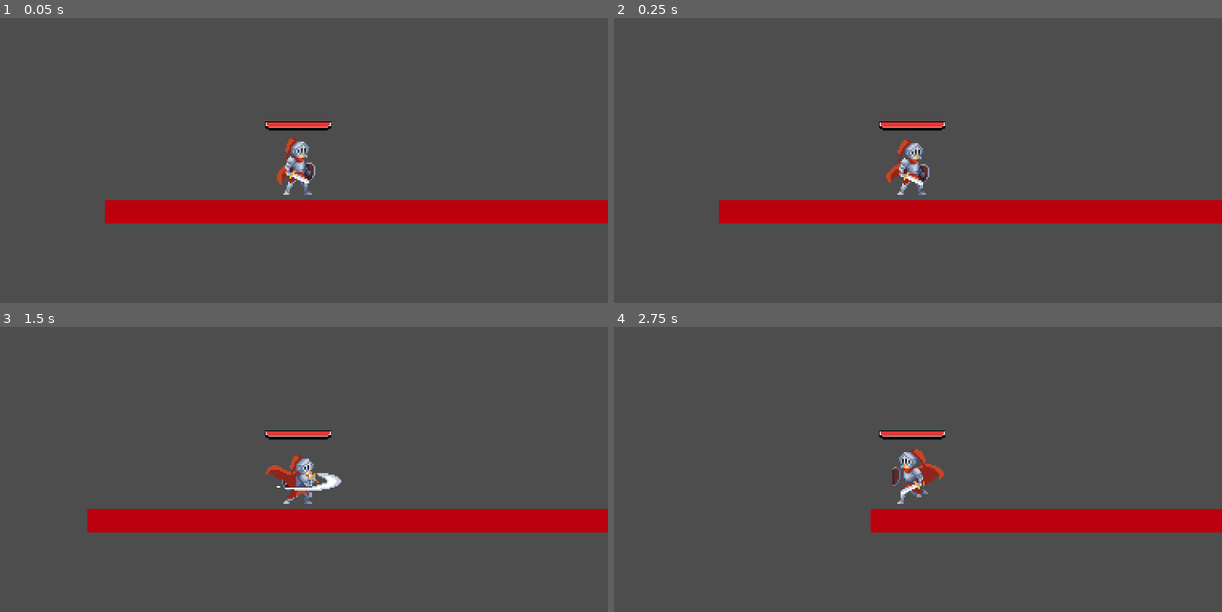
Above: before the commit, frames 1-4 (two rows, left to right).
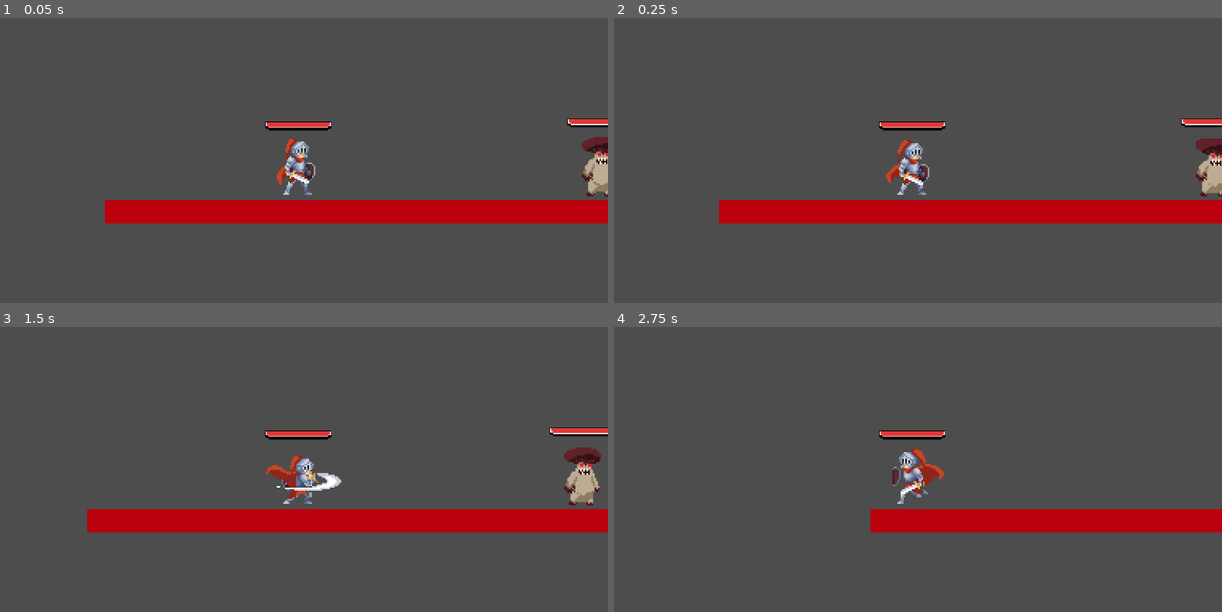
Above: after the commit, the same moments.

Repository: sky-monarch/holdThePanch
Game: Godot game, scene res://src/world.tscn
The game is run twice, just before and just after one commit, with the same random seed, the same clock (stepped at 60 frames per second) and the same inputs.
Inputs (mouse positions are in pixels of both pictures, inside the frame that each line leads up to):
- Up to frame 1 (0.05 s): no input
- Up to frame 2 (0.25 s): no input
- Up to frame 3 (1.5 s): move the mouse to (437, 460) at 0.52 s; hold D (right) from 0.53 s (still down); click (437, 460) at 0.6 s; tap W (jump) at 0.77 s; move the mouse to (176, 495) at 1.27 s; right-click (176, 495) at 1.35 s
- Up to frame 4 (2.75 s): tap W (jump) at 1.52 s; move the mouse to (972, 401) at 2.02 s; release D (right) at 2.03 s; hold A (left) from 2.03 s (still down); hold Shift (run) from 2.03 s (still down)

The runs differ from the first frame. In frame 1, 0.9% of the frame differs, in the area x 93-100%, y 35-63%; in frame 2, 0.9%; in frame 3, 1.2%, in the area x 90-100%, y 35-63%; in frame 4, nothing differs.

Commit message:
Добавлен новый враг Мухомор

Diff:
--- /dev/null
+++ b/scripts/mushroom.gd
@@ -0,0 +1 @@
+extends "res://scripts/enemy.gd"
--- /dev/null
+++ b/src/mushroom.tscn
@@ -0,0 +1,282 @@
+[gd_scene load_steps=41 format=3 uid="uid://cmhrewwsmp7h5"]
+
+[ext_resource type="Texture2D" uid="uid://dqtcggiowwqtj" path="res://resourse/sprites/Mushroom/Attack.png" id="1_8525o"]
+[ext_resource type="Script" uid="uid://x64i0bs7w7al" path="res://scripts/mushroom.gd" id="1_pnswy"]
+[ext_resource type="Texture2D" uid="uid://b8u86stg0715r" path="res://resourse/sprites/Mushroom/Death.png" id="2_pnswy"]
+[ext_resource type="Texture2D" uid="uid://bj4duqqt18swk" path="res://resourse/sprites/Mushroom/Take Hit.png" id="3_aqe5s"]
+[ext_resource type="Texture2D" uid="uid://bomhvrm3qkd01" path="res://resourse/sprites/Mushroom/Idle.png" id="4_xeacw"]
+[ext_resource type="Texture2D" uid="uid://bcbd5eanf171c" path="res://resourse/sprites/Mushroom/Run.png" id="5_4mnpj"]
+[ext_resource type="Texture2D" uid="uid://drvc6e78shxy2" path="res://resourse/sprites/helth/Pixel1_Healthbar_0002_pixel1_border.png" id="6_o7dbc"]
+[ext_resource type="Texture2D" uid="uid://3ie0ir08wrks" path="res://resourse/sprites/helth/Pixel1_Healthbar_0001_pixel1_healthbar.png" id="7_g6d2y"]
+
+[sub_resource type="AtlasTexture" id="AtlasTexture_gwkf2"]
+atlas = ExtResource("1_8525o")
+region = Rect2(0, 0, 150, 150)
+
+[sub_resource type="AtlasTexture" id="AtlasTexture_suqps"]
+atlas = ExtResource("1_8525o")
+region = Rect2(150, 0, 150, 150)
+
+[sub_resource type="AtlasTexture" id="AtlasTexture_o2upb"]
+atlas = ExtResource("1_8525o")
+region = Rect2(300, 0, 150, 150)
+
+[sub_resource type="AtlasTexture" id="AtlasTexture_4b3rm"]
+atlas = ExtResource("1_8525o")
+region = Rect2(450, 0, 150, 150)
+
+[sub_resource type="AtlasTexture" id="AtlasTexture_uqtoe"]
+atlas = ExtResource("1_8525o")
+region = Rect2(600, 0, 150, 150)
+
+[sub_resource type="AtlasTexture" id="AtlasTexture_3ljh6"]
+atlas = ExtResource("1_8525o")
+region = Rect2(750, 0, 150, 150)
+
+[sub_resource type="AtlasTexture" id="AtlasTexture_deqjf"]
+atlas = ExtResource("1_8525o")
+region = Rect2(900, 0, 150, 150)
+
+[sub_resource type="AtlasTexture" id="AtlasTexture_05nvq"]
+atlas = ExtResource("1_8525o")
+region = Rect2(1050, 0, 150, 150)
+
+[sub_resource type="AtlasTexture" id="AtlasTexture_igfb6"]
+atlas = ExtResource("2_pnswy")
+region = Rect2(0, 0, 150, 150)
+
+[sub_resource type="AtlasTexture" id="AtlasTexture_0n41u"]
+atlas = ExtResource("2_pnswy")
+region = Rect2(150, 0, 150, 150)
+
+[sub_resource type="AtlasTexture" id="AtlasTexture_e072q"]
+atlas = ExtResource("2_pnswy")
+region = Rect2(300, 0, 150, 150)
+
+[sub_resource type="AtlasTexture" id="AtlasTexture_m26lp"]
+atlas = ExtResource("2_pnswy")
+region = Rect2(450, 0, 150, 150)
+
+[sub_resource type="AtlasTexture" id="AtlasTexture_gvodr"]
+atlas = ExtResource("3_aqe5s")
+region = Rect2(0, 0, 150, 150)
+
+[sub_resource type="AtlasTexture" id="AtlasTexture_gugqi"]
+atlas = ExtResource("3_aqe5s")
+region = Rect2(150, 0, 150, 150)
+
+[sub_resource type="AtlasTexture" id="AtlasTexture_khnhl"]
+atlas = ExtResource("3_aqe5s")
+region = Rect2(300, 0, 150, 150)
+
+[sub_resource type="AtlasTexture" id="AtlasTexture_kb8ns"]
+atlas = ExtResource("3_aqe5s")
+region = Rect2(450, 0, 150, 150)
+
+[sub_resource type="AtlasTexture" id="AtlasTexture_lgfpr"]
+atlas = ExtResource("4_xeacw")
+region = Rect2(0, 0, 150, 150)
+
+[sub_resource type="AtlasTexture" id="AtlasTexture_3uy00"]
+atlas = ExtResource("4_xeacw")
+region = Rect2(150, 0, 150, 150)
+
+[sub_resource type="AtlasTexture" id="AtlasTexture_yn1ym"]
+atlas = ExtResource("4_xeacw")
+region = Rect2(300, 0, 150, 150)
+
+[sub_resource type="AtlasTexture" id="AtlasTexture_p71gg"]
+atlas = ExtResource("4_xeacw")
+region = Rect2(450, 0, 150, 150)
+
+[sub_resource type="AtlasTexture" id="AtlasTexture_dnof3"]
+atlas = ExtResource("5_4mnpj")
+region = Rect2(0, 0, 150, 150)
+
+[sub_resource type="AtlasTexture" id="AtlasTexture_ibybe"]
+atlas = ExtResource("5_4mnpj")
+region = Rect2(150, 0, 150, 150)
+
+[sub_resource type="AtlasTexture" id="AtlasTexture_xyesk"]
+atlas = ExtResource("5_4mnpj")
+region = Rect2(300, 0, 150, 150)
+
+[sub_resource type="AtlasTexture" id="AtlasTexture_dlhx4"]
+atlas = ExtResource("5_4mnpj")
+region = Rect2(450, 0, 150, 150)
+
+[sub_resource type="AtlasTexture" id="AtlasTexture_e8go8"]
+atlas = ExtResource("5_4mnpj")
+region = Rect2(600, 0, 150, 150)
+
+[sub_resource type="AtlasTexture" id="AtlasTexture_n34ly"]
+atlas = ExtResource("5_4mnpj")
+region = Rect2(750, 0, 150, 150)
+
+[sub_resource type="AtlasTexture" id="AtlasTexture_aihc5"]
+atlas = ExtResource("5_4mnpj")
+region = Rect2(900, 0, 150, 150)
+
+[sub_resource type="AtlasTexture" id="AtlasTexture_3ntww"]
+atlas = ExtResource("5_4mnpj")
+region = Rect2(1050, 0, 150, 150)
+
+[sub_resource type="SpriteFrames" id="SpriteFrames_4rdvw"]
+animations = [{
+"frames": [{
+"duration": 1.0,
+"texture": SubResource("AtlasTexture_gwkf2")
+}, {
+"duration": 1.0,
+"texture": SubResource("AtlasTexture_suqps")
+}, {
+"duration": 0.5,
+"texture": SubResource("AtlasTexture_o2upb")
+}, {
+"duration": 0.5,
+"texture": SubResource("AtlasTexture_4b3rm")
+}, {
+"duration": 0.5,
+"texture": SubResource("AtlasTexture_uqtoe")
+}, {
+"duration": 0.5,
+"texture": SubResource("AtlasTexture_3ljh6")
+}, {
+"duration": 1.0,
+"texture": SubResource("AtlasTexture_deqjf")
+}, {
+"duration": 1.0,
+"texture": SubResource("AtlasTexture_05nvq")
+}],
+"loop": false,
+"name": &"Attack",
+"speed": 5.0
+}, {
+"frames": [{
+"duration": 1.0,
+"texture": SubResource("AtlasTexture_igfb6")
+}, {
+"duration": 1.0,
+"texture": SubResource("AtlasTexture_0n41u")
+}, {
+"duration": 1.0,
+"texture": SubResource("AtlasTexture_e072q")
+}, {
+"duration": 1.0,
+"texture": SubResource("AtlasTexture_m26lp")
+}],
+"loop": false,
+"name": &"Die",
+"speed": 5.0
+}, {
+"frames": [{
+"duration": 1.0,
+"texture": SubResource("AtlasTexture_gvodr")
+}, {
+"duration": 1.0,
+"texture": SubResource("AtlasTexture_gugqi")
+}, {
+"duration": 1.0,
+"texture": SubResource("AtlasTexture_khnhl")
+}, {
+"duration": 1.0,
+"texture": SubResource("AtlasTexture_kb8ns")
+}],
+"loop": false,
+"name": &"Hurt",
+"speed": 5.0
+}, {
+"frames": [{
+"duration": 1.0,
+"texture": SubResource("AtlasTexture_lgfpr")
+}, {
+"duration": 1.0,
+"texture": SubResource("AtlasTexture_3uy00")
+}, {
+"duration": 1.0,
+"texture": SubResource("AtlasTexture_yn1ym")
+}, {
+"duration": 1.0,
+"texture": SubResource("AtlasTexture_p71gg")
+}],
+"loop": true,
+"name": &"Idle",
+"speed": 5.0
+}, {
+"frames": [{
+"duration": 1.0,
+"texture": SubResource("AtlasTexture_dnof3")
+}, {
+"duration": 1.0,
+"texture": SubResource("AtlasTexture_ibybe")
+}, {
+"duration": 1.0,
+"texture": SubResource("AtlasTexture_xyesk")
+}, {
+"duration": 1.0,
+"texture": SubResource("AtlasTexture_dlhx4")
+}, {
+"duration": 1.0,
+"texture": SubResource("AtlasTexture_e8go8")
+}, {
+"duration": 1.0,
+"texture": SubResource("AtlasTexture_n34ly")
+}, {
+"duration": 1.0,
+"texture": SubResource("AtlasTexture_aihc5")
+}, {
+"duration": 1.0,
+"texture": SubResource("AtlasTexture_3ntww")
+}],
+"loop": true,
+"name": &"Walk",
+"speed": 5.0
+}]
+
+[sub_resource type="RectangleShape2D" id="RectangleShape2D_qe61x"]
+size = Vector2(35.666668, 37.5)
+
+[sub_resource type="RectangleShape2D" id="RectangleShape2D_pldoj"]
+size = Vector2(259.83334, 123.5)
+
+[sub_resource type="RectangleShape2D" id="RectangleShape2D_awdne"]
+size = Vector2(61, 39.333336)
+
+[node name="Mushroom" type="CharacterBody2D"]
+scale = Vector2(3, 3)
+script = ExtResource("1_pnswy")
+
+[node name="AnimatedSprite2D" type="AnimatedSprite2D" parent="."]
+sprite_frames = SubResource("SpriteFrames_4rdvw")
+animation = &"Idle"
+
+[node name="CollisionShape2D" type="CollisionShape2D" parent="."]
+position = Vector2(0, 7)
+shape = SubResource("RectangleShape2D_qe61x")
+
+[node name="DetectionArea" type="Area2D" parent="."]
+
+[node name="CollisionShape2D" type="CollisionShape2D" parent="DetectionArea"]
+position = Vector2(0, 8)
+shape = SubResource("RectangleShape2D_pldoj")
+
+[node name="AttackArea" type="Area2D" parent="."]
+
+[node name="CollisionShape2D" type="CollisionShape2D" parent="AttackArea"]
+position = Vector2(0, 7)
+shape = SubResource("RectangleShape2D_awdne")
+
+[node name="HelthBar" type="Node2D" parent="."]
+position = Vector2(6, -8)
+
+[node name="EmptyHelthBar" type="Sprite2D" parent="HelthBar"]
+position = Vector2(-29, -47)
+scale = Vector2(0.5, 0.5)
+texture = ExtResource("6_o7dbc")
+centered = false
+
+[node name="FullHelthBar" type="Sprite2D" parent="HelthBar"]
+position = Vector2(-29, -41)
+scale = Vector2(0.5, 0.5)
+texture = ExtResource("7_g6d2y")
+centered = false
--- a/src/world.tscn
+++ b/src/world.tscn
@@ -1,6 +1,7 @@
-[gd_scene load_steps=3 format=3 uid="uid://itim7t886ocy"]
+[gd_scene load_steps=4 format=3 uid="uid://itim7t886ocy"]
 
 [ext_resource type="PackedScene" uid="uid://nmxrnoi4v2sn" path="res://src/player.tscn" id="1_tp5op"]
+[ext_resource type="PackedScene" uid="uid://cmhrewwsmp7h5" path="res://src/mushroom.tscn" id="2_xlegt"]
 
 [sub_resource type="RectangleShape2D" id="RectangleShape2D_ktcc2"]
 size = Vector2(2231, 46)
@@ -22,3 +23,6 @@
 
 [node name="player" parent="." instance=ExtResource("1_tp5op")]
 position = Vector2(-33, 232)
+
+[node name="Mushroom" parent="." instance=ExtResource("2_xlegt")]
+position = Vector2(527, 204)
Not shown, added: scripts/mushroom.gd.uid
